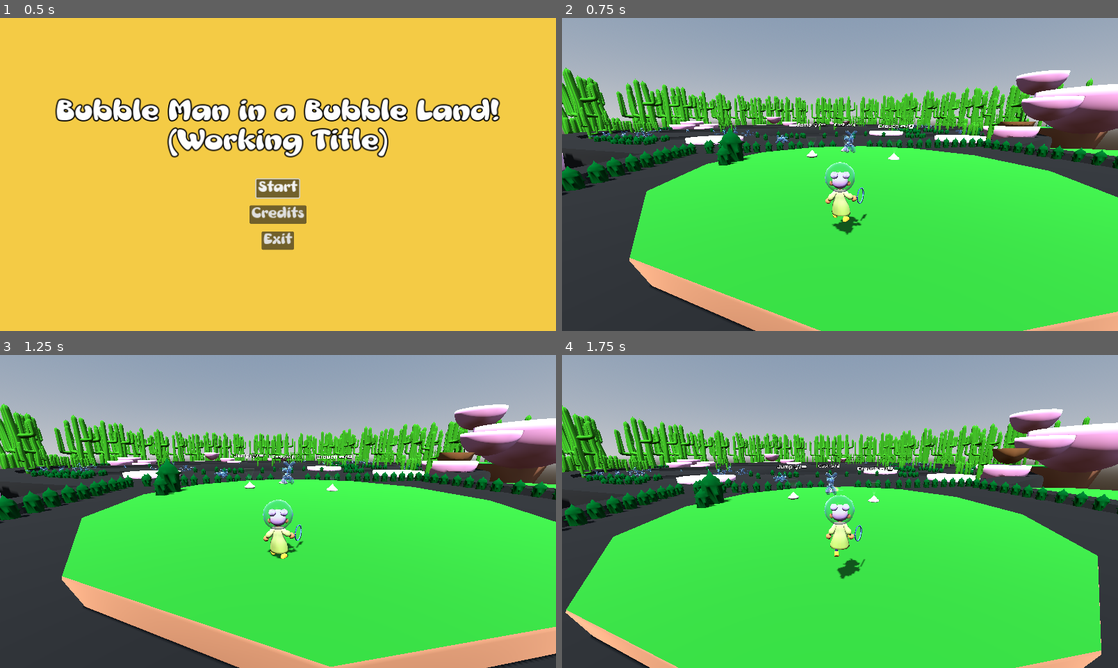
Above: before the commit, frames 1-4 (two rows, left to right).
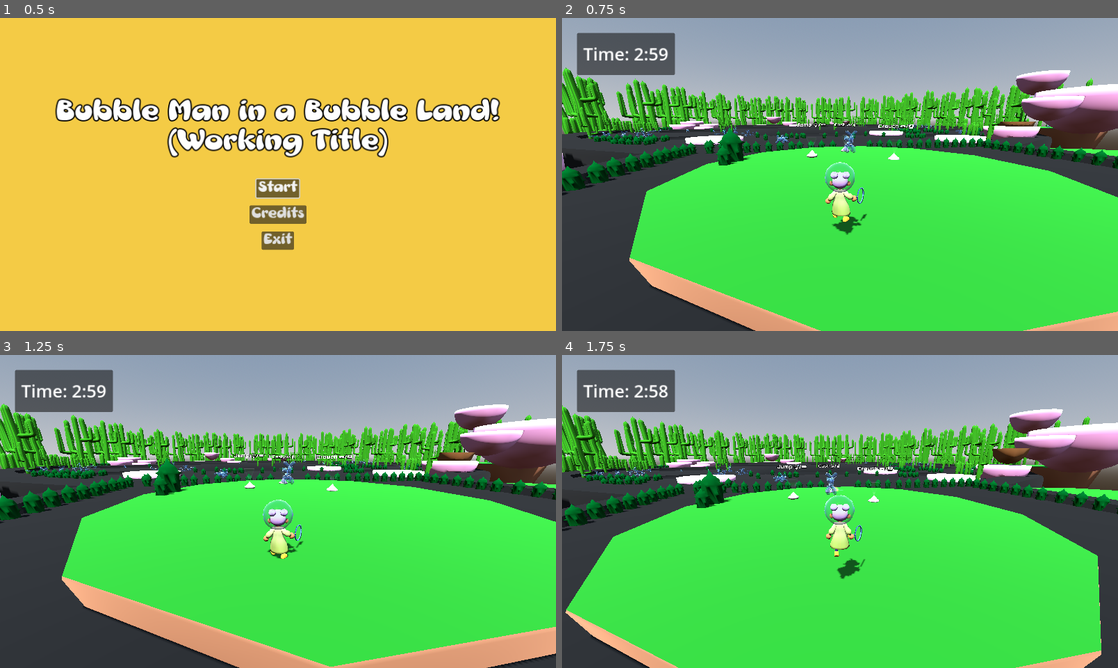
Above: after the commit, the same moments.

Repository: Gertkeno/GGJ2025
Game: Godot game, scene res://main_menu.tscn
Same seed, same stepped clock (60 frames per second), same inputs: the game is played once before the commit and once after it.
Inputs (mouse positions are in pixels of both pictures, inside the frame that each line leads up to):
- Up to frame 1 (0.5 s): no input
- Up to frame 2 (0.75 s): click "Start" at 0.5 s
- Up to frame 3 (1.25 s): no input
- Up to frame 4 (1.75 s): move the mouse to (962, 495) at 1.27 s; press the mouse at (962, 495) at 1.28 s; hold Right (right) from 1.28 s (still down); tap Space (jump) at 1.52 s

Frame 1 is identical in both runs. In frame 2, 2.4% of the frame differs, in the area x 2-21%, y 4-19%; in frame 3, 2.4%; in frame 4, 2.4%.

Commit message:
Add countdown timer

Diff:
--- /dev/null
+++ b/ArcadeTimer/arcade_timer.gd
@@ -0,0 +1,10 @@
+class_name ArcadeTimer extends CanvasLayer
+
+@onready var time_label = $PanelContainer/MarginContainer/TimeLabel
+
+
+func set_time(time_secs: int) -> void :
+	var minutes = time_secs / 60
+	var seconds = time_secs % 60
+
+	time_label.text = "Time: %d:%02d" % [minutes, seconds]
--- a/System/player.gd
+++ b/System/player.gd
@@ -17,6 +17,8 @@
 @onready var hurt_timer: Timer = $HurtTimer
 @onready var net_hitbox: Area3D = $NetHitbox
 @onready var animator: AnimationTree = $AnimationTree
+@onready var arcade_timer: Timer = $ArcadeTimer
+@onready var time_display: ArcadeTimer = $Time
 @export var player_mesh: MeshInstance3D
 var eye_material: StandardMaterial3D
 var crouching: bool = false # for enemy detection
@@ -73,6 +75,7 @@
 		$CameraPivot/SpringArm3D.rotate_x(camera_move.y * y_invert)
 		$CameraPivot/SpringArm3D.rotation.x = clampf($CameraPivot/SpringArm3D.rotation.x, -CAMERA_ANGLE_MAX, CAMERA_ANGLE_MAX)
 	animator.set("parameters/Walk/WalkSpeed/scale", velocity.length() / SPEED)
+	time_display.set_time(arcade_timer.time_left)
 
 
 const CAMERA_ANGLE_MAX = deg_to_rad(70)
--- a/System/player.tscn
+++ b/System/player.tscn
@@ -1,13 +1,14 @@
-[gd_scene load_steps=23 format=3 uid="uid://ugfu6pob7c41"]
+[gd_scene load_steps=24 format=3 uid="uid://ugfu6pob7c41"]
 
 [ext_resource type="Script" path="res://System/player.gd" id="1_fwsmy"]
 [ext_resource type="PackedScene" uid="uid://b4qyratd0pfy8" path="res://System/game_settings.tscn" id="2_6stdy"]
-[ext_resource type="PackedScene" uid="uid://bmjwtpdlkxidu" path="res://System/catch_particles.tscn" id="2_40458"]
+[ext_resource type="PackedScene" path="res://System/catch_particles.tscn" id="2_40458"]
 [ext_resource type="PackedScene" uid="uid://di7kjb7yshrqr" path="res://Player/_Player.glb" id="2_a56bu"]
 [ext_resource type="Material" uid="uid://c14wcr4tvi78f" path="res://Bubble/BubbleMat.tres" id="3_1s7s4"]
 [ext_resource type="Texture2D" uid="uid://pnktjf1g18vo" path="res://Player/Textures/player_face.png" id="3_twb6u"]
 [ext_resource type="Script" path="res://addons/wigglebone/wiggle_bone.gd" id="6_p4kof"]
 [ext_resource type="Script" path="res://addons/wigglebone/wiggle_properties.gd" id="7_o5d8f"]
+[ext_resource type="Script" path="res://ArcadeTimer/arcade_timer.gd" id="9_dlwh1"]
 
 [sub_resource type="CapsuleShape3D" id="CapsuleShape3D_bepga"]
 
@@ -100,10 +101,10 @@
 transform = Transform3D(-1, 0, 8.74228e-08, 0, 1, 0, -8.74228e-08, 0, -1, 0, 0, 0)
 
 [node name="Skeleton3D" parent="_Player2/root" index="0"]
-bones/0/position = Vector3(-0.42839, 0.701009, -0.0373528)
+bones/0/position = Vector3(-0.421954, 0.687469, -0.0428367)
 bones/0/rotation = Quaternion(-0.177637, 0.605513, 0.760633, 0.152438)
-bones/1/position = Vector3(0.000241499, 1.02432, 0.0106413)
-bones/5/position = Vector3(4.60527e-10, 0.00112576, 0.631811)
+bones/1/position = Vector3(0.000241497, 1.00073, 0.010645)
+bones/5/position = Vector3(2.97181e-09, 0.00112946, 0.608219)
 bones/5/rotation = Quaternion(0.0778584, 0.685762, 0.719742, 0.0751012)
 bones/5/scale = Vector3(1, 1, 1)
 bones/6/position = Vector3(6.88176e-10, 0.196829, -2.94953e-09)
@@ -112,57 +113,57 @@
 bones/8/rotation = Quaternion(-0.232093, -0.00657874, -0.00155946, 0.97267)
 bones/8/scale = Vector3(1, 1, 1)
 bones/9/rotation = Quaternion(-0.48945, 0.507343, 0.509496, 0.493413)
-bones/10/rotation = Quaternion(-0.376553, -0.0652028, -0.307575, 0.871409)
+bones/10/rotation = Quaternion(-0.371554, -0.0757207, -0.337658, 0.861511)
 bones/10/scale = Vector3(1, 1, 1)
-bones/11/rotation = Quaternion(-9.09246e-08, 0.0237327, 6.21583e-08, 0.999718)
-bones/12/rotation = Quaternion(-8.23672e-08, 2.51373e-08, 0.50303, 0.864269)
+bones/11/rotation = Quaternion(-8.39263e-08, 0.025208, -9.51116e-08, 0.999682)
+bones/12/rotation = Quaternion(-5.70509e-08, -2.69081e-08, 0.541178, 0.840908)
 bones/13/rotation = Quaternion(-4.07095e-09, 0.000773814, 1.09764e-08, 1)
 bones/13/scale = Vector3(1, 1, 1)
 bones/14/rotation = Quaternion(3.31784e-08, 6.98492e-10, 2.2992e-08, 1)
 bones/14/scale = Vector3(1, 1, 1)
 bones/15/rotation = Quaternion(0.492803, 0.504074, 0.506253, -0.496752)
 bones/15/scale = Vector3(1, 1, 1)
-bones/16/rotation = Quaternion(-0.449003, 0.180633, 0.0940028, 0.870018)
+bones/16/rotation = Quaternion(-0.441804, 0.185746, 0.115311, 0.870064)
 bones/16/scale = Vector3(1, 1, 1)
-bones/17/rotation = Quaternion(-3.6506e-08, -0.204709, 7.38104e-09, 0.978823)
-bones/18/rotation = Quaternion(1.49447e-07, -3.2115e-08, -0.343129, 0.939288)
+bones/17/rotation = Quaternion(6.00344e-08, -0.202751, -3.51398e-09, 0.97923)
+bones/18/rotation = Quaternion(7.6274e-08, 2.50122e-08, -0.380744, 0.92468)
 bones/18/scale = Vector3(1, 1, 1)
 bones/19/rotation = Quaternion(-2.57006e-08, -0.000840696, 1.18459e-08, 1)
 bones/19/scale = Vector3(1, 1, 1)
 bones/20/rotation = Quaternion(-3.09956e-08, 4.01633e-09, 4.53729e-08, 1)
 bones/20/scale = Vector3(1, 1, 1)
-bones/21/rotation = Quaternion(0.799284, 0.324708, 0.492566, 0.114409)
+bones/21/rotation = Quaternion(0.786638, 0.356999, 0.486458, 0.130806)
 bones/21/scale = Vector3(0.999999, 0.99999, 1.00001)
-bones/22/rotation = Quaternion(-3.63496e-08, 0.167041, 8.0976e-08, 0.98595)
-bones/23/rotation = Quaternion(-5.56375e-08, -3.48267e-08, 0.5162, 0.856468)
-bones/24/rotation = Quaternion(0.409633, 0.565644, -0.544132, 0.464939)
+bones/22/rotation = Quaternion(-4.65532e-09, 0.166544, -7.98372e-09, 0.986034)
+bones/23/rotation = Quaternion(-2.41226e-08, -5.32019e-08, 0.568649, 0.82258)
+bones/24/rotation = Quaternion(0.420701, 0.556626, -0.556929, 0.450563)
 bones/25/rotation = Quaternion(-1.1355e-05, 0.976209, 0.216833, -2.5585e-06)
 bones/25/scale = Vector3(1, 1, 1)
-bones/26/rotation = Quaternion(8.35082e-09, 0.0406081, -3.80409e-08, 0.999175)
-bones/27/rotation = Quaternion(0.766883, -0.175675, -0.610722, -0.0897139)
+bones/26/rotation = Quaternion(-1.4291e-08, 0.0435027, -3.38107e-08, 0.999053)
+bones/27/rotation = Quaternion(0.762436, -0.211094, -0.607182, -0.0739056)
 bones/27/scale = Vector3(0.999998, 0.999998, 1)
-bones/28/rotation = Quaternion(-2.12538e-07, -0.0408615, -7.9415e-08, 0.999165)
-bones/29/rotation = Quaternion(-1.75409e-07, -4.24296e-08, -0.396099, 0.918208)
-bones/30/rotation = Quaternion(0.41335, -0.432141, 0.650675, 0.467993)
+bones/28/rotation = Quaternion(-1.8282e-07, -0.0408868, -6.79451e-08, 0.999164)
+bones/29/rotation = Quaternion(-2.03459e-07, -9.44942e-09, -0.462196, 0.886778)
+bones/30/rotation = Quaternion(0.419859, -0.421278, 0.672774, 0.440021)
 bones/30/scale = Vector3(1, 1, 1)
 bones/31/rotation = Quaternion(2.69914e-05, 0.976206, 0.216845, 5.97422e-06)
-bones/32/rotation = Quaternion(-3.75688e-08, -0.000352196, 5.61367e-08, 1)
+bones/32/rotation = Quaternion(8.78625e-09, -0.0173317, -6.97858e-09, 0.99985)
 bones/33/position = Vector3(-6.45956e-09, 0.0383555, -0.000893655)
 bones/33/rotation = Quaternion(0.00307416, -3.30149e-06, 1.82139e-08, 0.999995)
 bones/34/position = Vector3(0.0935747, -0.0323118, 0.228743)
 bones/34/rotation = Quaternion(0.276686, 0.195488, 0.935342, -0.101802)
 bones/34/scale = Vector3(0.999999, 1, 0.999996)
-bones/36/position = Vector3(0.163324, 0.00198256, 0.000990359)
-bones/36/rotation = Quaternion(0.701008, 0.0793989, 0.703428, -0.0864485)
+bones/36/position = Vector3(0.165515, 0.000765362, 0.000382358)
+bones/36/rotation = Quaternion(0.702778, 0.0725515, 0.703683, -0.0753006)
 bones/36/scale = Vector3(1, 1, 1)
-bones/38/position = Vector3(0.0824496, -0.00187348, -0.13061)
-bones/38/rotation = Quaternion(0.956603, 0.0491587, 0.258521, -0.125145)
+bones/38/position = Vector3(0.0830522, -0.000740958, -0.139026)
+bones/38/rotation = Quaternion(0.959708, 0.0343163, 0.258143, -0.105571)
 bones/38/scale = Vector3(1, 1, 1)
-bones/40/position = Vector3(-0.061601, -0.00339959, 0.160767)
-bones/40/rotation = Quaternion(-0.238757, 0.0982351, 0.963395, 0.0722156)
+bones/40/position = Vector3(-0.0749553, -0.00132131, 0.150843)
+bones/40/rotation = Quaternion(-0.250565, 0.0953586, 0.962413, 0.0434105)
 bones/40/scale = Vector3(0.999999, 1.00968, 0.999996)
 bones/42/position = Vector3(-0.164177, -0.0011758, -0.00321653)
-bones/42/rotation = Quaternion(0.685556, -0.108224, -0.697269, -0.179213)
+bones/42/rotation = Quaternion(0.685556, -0.108223, -0.697269, -0.179212)
 bones/42/scale = Vector3(1, 0.99843, 1)
 bones/44/position = Vector3(-0.0956527, -0.0160445, -0.148105)
 bones/44/rotation = Quaternion(0.921061, -0.0259303, -0.265758, -0.283457)
@@ -173,7 +174,7 @@
 surface_material_override/2 = ExtResource("3_1s7s4")
 
 [node name="WiggleBone" type="BoneAttachment3D" parent="_Player2/root/Skeleton3D" index="2"]
-transform = Transform3D(1, -3.39706e-09, 2.38419e-07, 3.39741e-09, 1, -1.47838e-06, -2.38419e-07, 1.47838e-06, 1, 0.000241499, 1.02457, 0.0106415)
+transform = Transform3D(1, -1.71411e-15, 2.38419e-07, -5.17011e-14, 1, 2.2404e-07, -2.38419e-07, -2.2404e-07, 1, 0.000241497, 1.00073, 0.010645)
 bone_name = "cc_Bubble_1"
 bone_idx = 1
 script = ExtResource("6_p4kof")
@@ -199,6 +200,10 @@
 [node name="CatchStunTimer" type="Timer" parent="."]
 wait_time = 1.5
 one_shot = true
+
+[node name="ArcadeTimer" type="Timer" parent="."]
+wait_time = 180.0
+autostart = true
 
 [node name="Settings" type="CanvasLayer" parent="."]
 visible = false
@@ -235,8 +240,33 @@
 parameters/Idle/blend_position = 0.0
 parameters/Walk/WalkSpeed/scale = 1.0
 
+[node name="Time" type="CanvasLayer" parent="."]
+script = ExtResource("9_dlwh1")
+
+[node name="PanelContainer" type="PanelContainer" parent="Time"]
+offset_left = 31.0
+offset_top = 31.0
+offset_right = 234.0
+offset_bottom = 118.0
+
+[node name="MarginContainer" type="MarginContainer" parent="Time/PanelContainer"]
+layout_mode = 2
+theme_override_constants/margin_left = 6
+theme_override_constants/margin_top = 6
+theme_override_constants/margin_right = 6
+theme_override_constants/margin_bottom = 6
+
+[node name="TimeLabel" type="Label" parent="Time/PanelContainer/MarginContainer"]
+layout_mode = 2
+size_flags_vertical = 1
+theme_override_font_sizes/font_size = 36
+text = "Time: 3:00"
+horizontal_alignment = 1
+vertical_alignment = 1
+
 [connection signal="timeout" from="HurtTimer" to="." method="set_face_idx" binds= [0]]
 [connection signal="timeout" from="CatchStunTimer" to="." method="_on_catch_stun_timer_timeout"]
+[connection signal="timeout" from="ArcadeTimer" to="." method="_on_arcade_timer_timeout"]
 [connection signal="continue_pressed" from="Settings/PanelContainer/MarginContainer/GameSettings" to="." method="_on_game_settings_continue_pressed"]
 
 [editable path="_Player2"]
